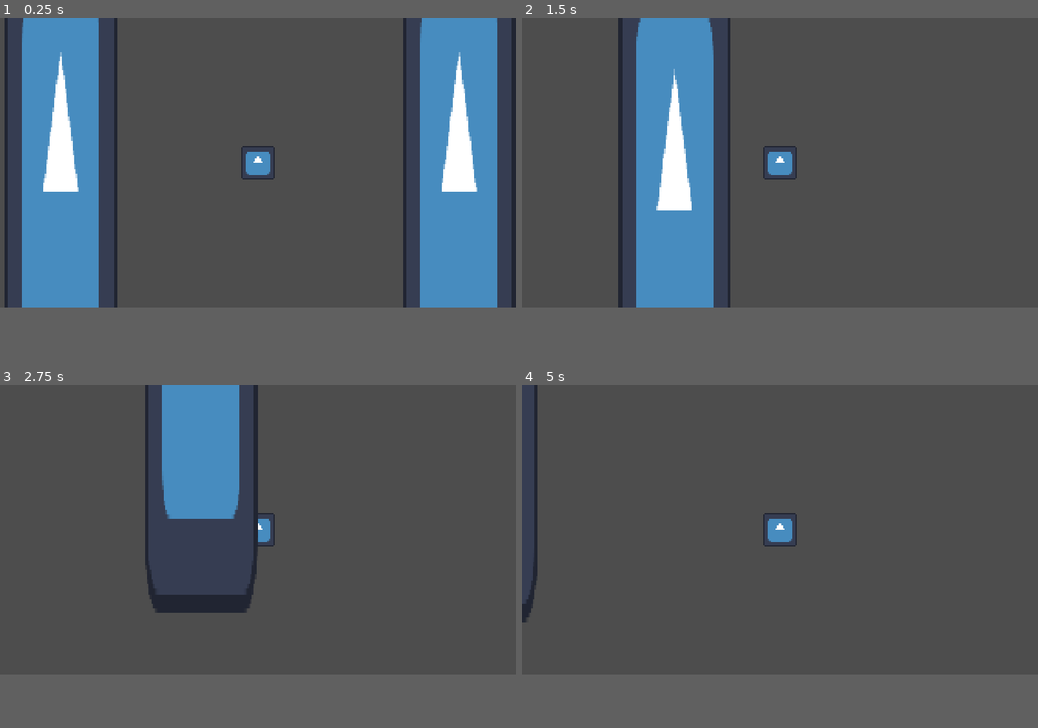
Above: before the commit, frames 1-4 (two rows, left to right).
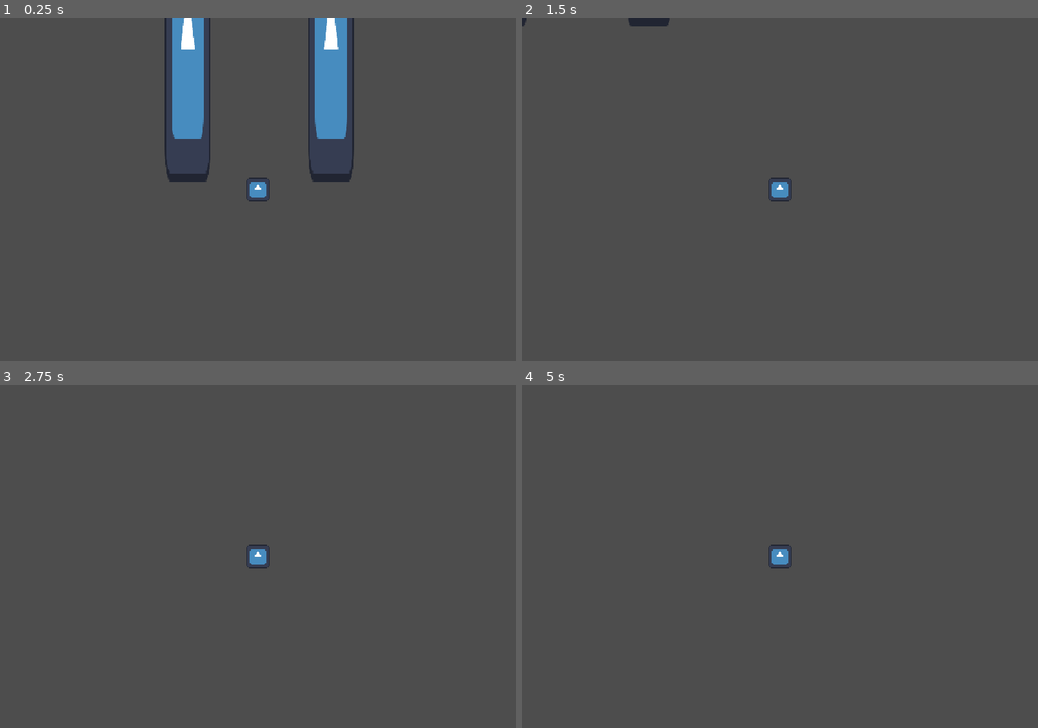
Above: after the commit, the same moments.

Repository: Rubicsoft/Project-Pair
Game: Godot game, scene res://Scene/Prototype_Scene/starter_scene.tscn
The game is run twice, just before and just after one commit, with the same random seed, the same clock (stepped at 60 frames per second) and the same inputs. The engine's default icon, where the game draws it, is replaced by a stand-in: a white triangle on a blue panel in a dark square.
Inputs:
- Up to frame 1 (0.25 s): no input
- Up to frame 2 (1.5 s): tap Enter (ui_accept) at 0.5, 0.77 s; hold Right (ui_right) from 0.53 s (still down)
- Up to frame 3 (2.75 s): tap Enter (ui_accept) at 1.52 s; release Right (ui_right) at 2.03 s; hold Left (ui_left) from 2.03 s (still down)
- Up to frame 4 (5 s): release Left (ui_left) at 2.78 s; hold Right (ui_right) 2.78-4.28 s; tap Enter (ui_accept) at 3.02, 3.77, 4.25, 4.52 s; hold Left (ui_left) from 4.28 s (still down)
The window is 800x450 before the commit and 800x533 after it. Grey fills any space a smaller window leaves; there, only what the larger window draws over its background counts as a difference.

The runs differ from the first frame. In frame 1, 33% of the frame differs, in the area x 0-100%, y 0-85%; in frame 2, 14%; in frame 3, 8.1%; in frame 4, 1.1%.

Commit message:
Menambahkan prototype Holepit
function Generate holepit berhasil penghapusan belum berhasil

Diff:
--- /dev/null
+++ b/Features/HolePit/hole_pit.gd
@@ -0,0 +1,31 @@
+extends Node2D
+
+@onready var area_in: Area2D = $AreaIn
+@onready var area_out: Area2D = $AreaOut
+
+@export var holepit_height :float = 380
+
+var has_spawned : bool = false
+
+func _ready() -> void:
+	$AreaIn.body_entered.connect(_on_area_in_body_entered)
+
+func _process(delta: float) -> void:
+	pass
+
+func spawn_next_holepit():
+	var next_holepit = duplicate()
+
+	next_holepit.position.y -= holepit_height
+
+	get_parent().add_child(next_holepit)
+
+func _on_area_in_body_entered(body: Node2D) -> void:
+	print("test")
+	if body.name != "Player" :
+		return
+	if has_spawned :
+		return
+
+	has_spawned = true
+	spawn_next_holepit()
--- /dev/null
+++ b/Features/HolePit/hole_pit.tscn
@@ -0,0 +1,49 @@
+[gd_scene format=3 uid="uid://7e1njrd8kpv"]
+
+[ext_resource type="Script" uid="uid://b7ghxwj4kryj6" path="res://Features/HolePit/hole_pit.gd" id="1_cdeia"]
+[ext_resource type="Texture2D" uid="uid://0wxp1upicm6a" path="res://icon.svg" id="1_twuhu"]
+
+[sub_resource type="RectangleShape2D" id="RectangleShape2D_cdeia"]
+size = Vector2(64, 384)
+
+[sub_resource type="RectangleShape2D" id="RectangleShape2D_twuhu"]
+size = Vector2(264, 20)
+
+[sub_resource type="RectangleShape2D" id="RectangleShape2D_3uqjm"]
+size = Vector2(264, 20)
+
+[node name="HolePit" type="Node2D" unique_id=329477807]
+script = ExtResource("1_cdeia")
+
+[node name="LeftWall" type="StaticBody2D" parent="." unique_id=351964598]
+
+[node name="Sprite2D" type="Sprite2D" parent="LeftWall" unique_id=1104872523]
+scale = Vector2(0.5, 3)
+texture = ExtResource("1_twuhu")
+
+[node name="CollisionShape2D" type="CollisionShape2D" parent="LeftWall" unique_id=417650087]
+shape = SubResource("RectangleShape2D_cdeia")
+
+[node name="RightWall" type="StaticBody2D" parent="." unique_id=1779270608]
+position = Vector2(200, 0)
+
+[node name="Sprite2D" type="Sprite2D" parent="RightWall" unique_id=1404708614]
+scale = Vector2(0.5, 3)
+texture = ExtResource("1_twuhu")
+
+[node name="CollisionShape2D" type="CollisionShape2D" parent="RightWall" unique_id=1616948643]
+shape = SubResource("RectangleShape2D_cdeia")
+
+[node name="AreaIn" type="Area2D" parent="." unique_id=1222017927]
+
+[node name="CollisionShape2D" type="CollisionShape2D" parent="AreaIn" unique_id=1364773859]
+position = Vector2(100, 182)
+shape = SubResource("RectangleShape2D_twuhu")
+
+[node name="AreaOut" type="Area2D" parent="." unique_id=2090016401]
+
+[node name="CollisionShape2D" type="CollisionShape2D" parent="AreaOut" unique_id=1906828633]
+position = Vector2(100, -182)
+shape = SubResource("RectangleShape2D_3uqjm")
+
+[connection signal="body_entered" from="AreaIn" to="." method="_on_area_in_body_entered"]
--- a/Features/Player/Player.tscn
+++ b/Features/Player/Player.tscn
@@ -17,4 +17,3 @@
 shape = SubResource("CapsuleShape2D_hrck2")
 
 [node name="Camera2D" type="Camera2D" parent="." unique_id=1979516761]
-zoom = Vector2(4, 4)
--- a/Scene/Prototype_Scene/starter_scene.tscn
+++ b/Scene/Prototype_Scene/starter_scene.tscn
@@ -1,18 +1,17 @@
 [gd_scene format=3 uid="uid://cbbm4t3gdn7ly"]
 
 [ext_resource type="PackedScene" uid="uid://byew7wk8aw2qh" path="res://Features/Player/Player.tscn" id="1_hrck2"]
-[ext_resource type="Texture2D" uid="uid://0wxp1upicm6a" path="res://icon.svg" id="2_qkpqy"]
+[ext_resource type="PackedScene" uid="uid://7e1njrd8kpv" path="res://Features/HolePit/hole_pit.tscn" id="2_qkpqy"]
 
 [node name="StarterScene" type="Node2D" unique_id=1494257243]
 
 [node name="Player" parent="." unique_id=1150004504 instance=ExtResource("1_hrck2")]
+position = Vector2(98, 174)
 
-[node name="Sprite2D" type="Sprite2D" parent="." unique_id=1544062258]
-position = Vector2(-183.5, 47.500008)
-scale = Vector2(0.82031244, 4.3828125)
-texture = ExtResource("2_qkpqy")
+[node name="Camera2D" parent="Player" index="2" unique_id=1979516761]
+zoom = Vector2(1.5, 1.5)
 
-[node name="Sprite2D2" type="Sprite2D" parent="." unique_id=93685765]
-position = Vector2(186.99997, 47.500008)
-scale = Vector2(0.82031244, 4.3828125)
-texture = ExtResource("2_qkpqy")
+[node name="HolePit" parent="." unique_id=329477807 instance=ExtResource("2_qkpqy")]
+
+[editable path="Player"]
+[editable path="HolePit"]
--- a/project.godot
+++ b/project.godot
@@ -20,8 +20,8 @@
 
 [display]
 
-window/size/viewport_width=1920
-window/size/viewport_height=1080
+window/size/viewport_width=1080
+window/size/viewport_height=720
 window/stretch/mode="canvas_items"
 window/stretch/aspect="expand"
 
Not shown, added: Features/HolePit/hole_pit.gd.uid
Empty file added: Features/HolePit/pit_wall_manager.gd
Not shown, added: Features/HolePit/pit_wall_manager.gd.uid
